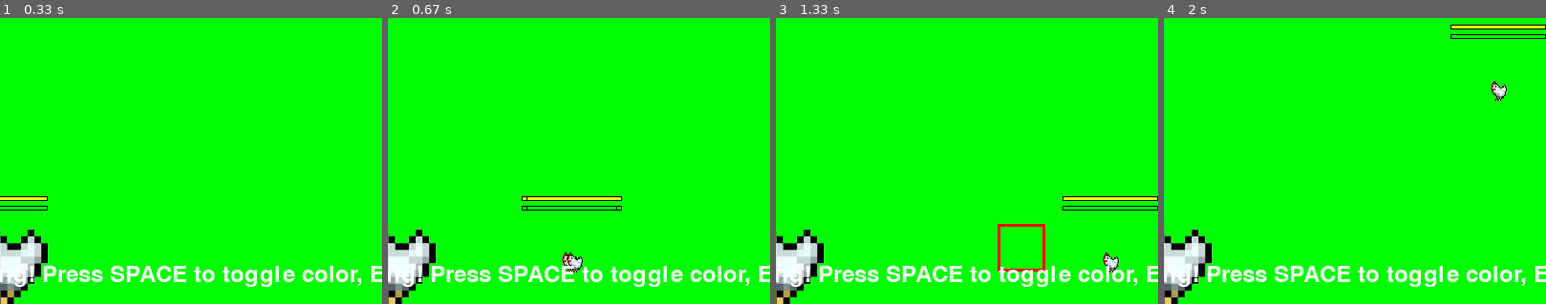
Above: before the commit, frames 1-4 (left to right).
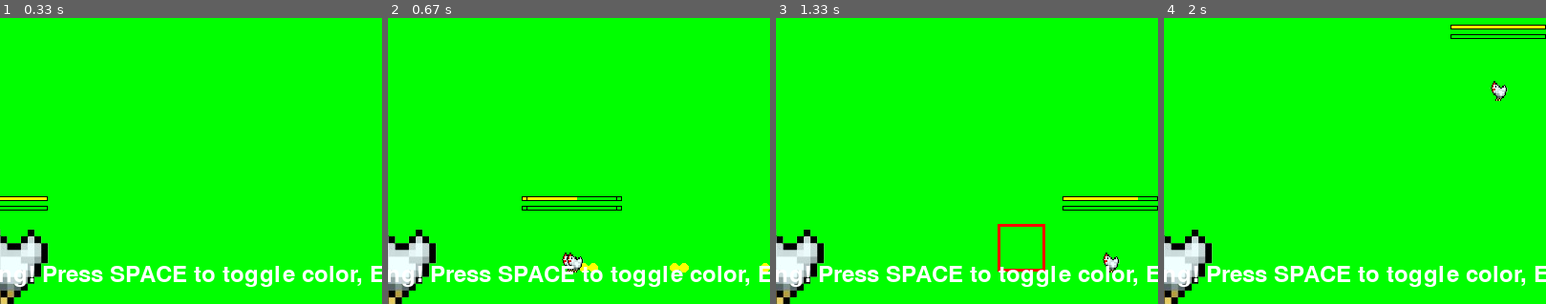
Above: after the commit, the same moments.

Repository: Zakihung/The-Chickening
Game: pygame game, started from main.py
Two runs of this game, one before a commit and one after it. Both use one fixed random seed, a clock stepped at 60 frames per second and the inputs below.
Inputs (mouse positions are % of the whole screen's width and height, from its top left):
- Up to frame 1 (0.33 s): no input
- Up to frame 2 (0.67 s): hold K from 0.33 s (still down); hold Right from 0.33 s (still down); move the mouse to (46, 54) at 0.37 s
- Up to frame 3 (1.33 s): release K at 0.8 s; release Right at 0.8 s; hold Right 0.83-1.3 s; move the mouse to (82, 47) at 0.87 s
- Up to frame 4 (2 s): hold Up 1.33-1.63 s; move the mouse to (50, 56) at 1.37 s; hold Right from 1.67 s (still down); move the mouse to (26, 51) at 1.7 s
The pictures show only the part of the screen within x 50-100%, y 7-57%; the shares and areas given below are measured in that part.

Frame 1 is identical in both runs. In frame 2, 0.4% of the frame differs, in the area x 49-100%, y 62-89%; in frame 3, less than 0.1%; in frame 4, nothing differs.

Commit message:
Add ranged attack (bắn lông) for player with eggnergy cost, cooldown, and placeholder projectiles

Diff:
--- a/modules/entities/player.py
+++ b/modules/entities/player.py
@@ -3,9 +3,8 @@
 from modules.entities.base_entity import BaseEntity
 from modules.utils.constants import (
     PLAYER_HP_DEFAULT, PLAYER_SPEED_DEFAULT, EGGNERGY_MAX, DODGE_COOLDOWN,
-    SCREEN_WIDTH, SCREEN_HEIGHT, COLOR_YELLOW, COLOR_BLACK, COLOR_RED
+    SCREEN_WIDTH, SCREEN_HEIGHT, COLOR_YELLOW, COLOR_BLACK, COLOR_RED, MELEE_RANGE, PLAYER_DAMAGE_DEFAULT, RANGED_RANGE,
 )
-from modules.utils.constants import MELEE_RANGE, PLAYER_DAMAGE_DEFAULT
 
 class Player(BaseEntity):
     def __init__(self):
@@ -48,6 +47,10 @@
         self.melee_duration = 0  # Duration active hitbox (short, 0.2s)
         self.melee_damage = PLAYER_DAMAGE_DEFAULT  # Sát thương từ constants
         self.melee_hitbox = None  # Rect cho hitbox attack
+        self.ranged_cooldown = 0  # Cooldown bắn (seconds, ví dụ 0.3s)
+        self.ranged_cost = 10  # Eggnergy consume mỗi shot
+        self.ranged_damage = 15  # Sát thương trung bình
+        self.projectiles = []  # List placeholder cho projectiles (dict với position, direction)
 
     def update(self, delta_time, keys):
         """
@@ -99,6 +102,40 @@
                 )
                 # TODO: Check collision với enemies và apply damage (khi có enemy)
 
+        # Ranged attack logic (key K)
+        if keys[pygame.K_k] and self.ranged_cooldown <= 0 and self.eggnergy >= self.ranged_cost:
+            # Bắt đầu ranged nếu có direction
+            if self.direction.length() > 0:
+                self.ranged_cooldown = 0.3  # 0.3s cooldown
+                self.eggnergy -= self.ranged_cost
+                # Tạo projectile placeholder (dict với rect, direction, speed)
+                proj_speed = 10  # Pixels/frame
+                proj_rect = pygame.Rect(self.rect.centerx, self.rect.centery, 10, 10)  # Small rect
+                proj_dir = self.direction.normalize()  # Hướng bắn
+                self.projectiles.append({'rect': proj_rect, 'dir': proj_dir, 'speed': proj_speed})
+                # TODO: Tích hợp projectile.py sau, check collision với enemies
+
+        # Update cooldown
+        if self.ranged_cooldown > 0:
+            self.ranged_cooldown -= delta_time
+
+        # Update projectiles placeholder (di chuyển, remove nếu out screen)
+        for proj in self.projectiles[:]:
+            # Di chuyển projectile
+            proj['rect'].x += proj['dir'].x * proj['speed']
+            proj['rect'].y += proj['dir'].y * proj['speed']
+
+            # Tính khoảng cách đã bay từ vị trí bắn ban đầu
+            distance_traveled = (
+                                        (proj['rect'].centerx - self.rect.centerx) ** 2 +
+                                        (proj['rect'].centery - self.rect.centery) ** 2
+                                ) ** 0.5
+
+            # Nếu vượt quá tầm bắn HOẶC ra khỏi màn hình → xóa
+            if distance_traveled > RANGED_RANGE or \
+                    not (0 < proj['rect'].centerx < SCREEN_WIDTH and 0 < proj['rect'].centery < SCREEN_HEIGHT):
+                self.projectiles.remove(proj)
+
         # Update timers
         if self.melee_duration > 0:
             self.melee_duration -= delta_time
@@ -125,6 +162,10 @@
         if self.melee_hitbox:
             pygame.draw.rect(screen, COLOR_RED, self.melee_hitbox, 2)
 
+        # Vẽ projectiles placeholder (vòng tròn vàng)
+        for proj in self.projectiles:
+            pygame.draw.circle(screen, COLOR_YELLOW, proj['rect'].center, 5)
+
         # Vẽ eggnergy bar (giữ nguyên)
         energy_ratio = self.eggnergy / EGGNERGY_MAX
         bar_width = self.rect.width * energy_ratio
